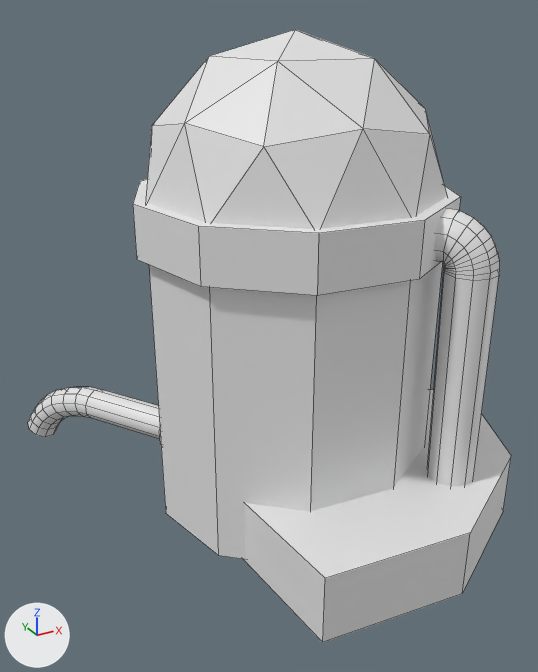
The Blender file Assets/Models/Player Buildings/Basic Pump.blend as it was, and as the next commit left it.
Camera for both pictures: a camera (50 mm lens) standing at (-1.1, -1.86, 1.49) and looking at (-0.01, 0.13, 0.5). Every picture has the same lights, and +X, +Y and +Z are marked at lower left. Mesh edges are drawn as thin lines. Materials are left out; every surface is plain grey.

The first picture shows 'Base', 'Tank', 'Tube 2'.
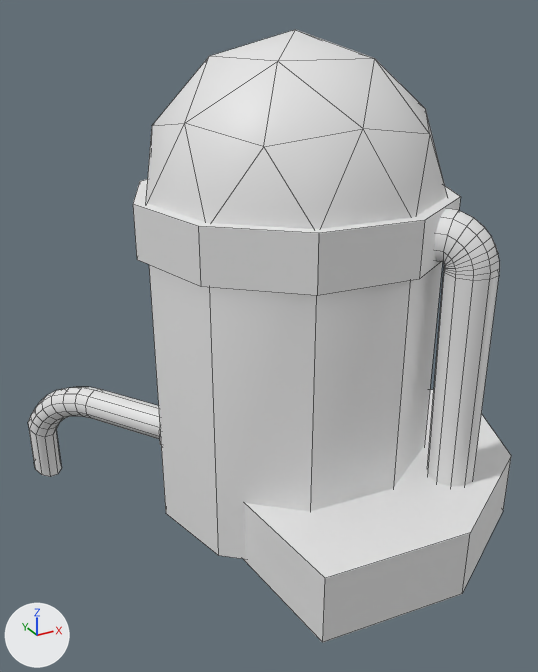
Boxes [x1, y1, x2, y2] around the edits, measured in the pictures (538 x 672 px):
part 1 of me_icosphere, shading changed: [146, 29, 447, 559] in both
part 2 of me_cylinder_004, added: after [28, 425, 62, 477]

Edits to the bpy script that builds the scene:
```text
Change me_icosphere:
    where me_icosphere.from_pydata(...)  # 36 vertices, 50 faces; spans x -0.44..0.44, y 0.0..1.442, z -0.43..0.43
    used by ob_tank; location = (0.0, 0.0, 0.0); rotation_euler = (1.571, 0.0, 0.0), in degrees (90, 0, 0)
    me_icosphere part 1: edges marked sharp go from 0 to 10
Change me_cylinder_004:
    used by ob_tube_2; location = (0.0, 0.0, 0.0); rotation_euler = (1.571, 0.0, 0.0), in degrees (90, 0, 0)
    verts and faces of me_cylinder_004; kept vertices keep their numbers, new ones are numbered from 220
    before: 210 (-0.66, -0.06, -0.99), 211 (-0.63, -0.07, -1.0), 212 (-0.59, -0.08, -0.99), 213 (-0.58, -0.1, -0.97), 214 (-0.58, -0.12, -0.93) at pixel (56, 429)
    before: 215 (-0.6, -0.12, -0.91) at pixel (52, 434), 216 (-0.64, -0.12, -0.9) at pixel (44, 437), 217 (-0.67, -0.1, -0.91) at pixel (35, 434), 218 (-0.69, -0.08, -0.93) at pixel (29, 429), 219 (-0.68, -0.07, -0.96) at pixel (27, 422)
    remove me_cylinder_004.from_pydata(...)  # 220 vertices, 201 faces; spans x -0.69..0.37, y -0.12..1.01, z -1.0..0.52
    add me_cylinder_004.from_pydata(...)  # 230 vertices, 211 faces; spans x -0.69..0.37, y -0.31..1.01, z -1.0..0.52
    me_cylinder_004 part 2
    add for new, old in zip([*range(220, 227)], [211, *range(213, 218), 219]): verts[new] = verts[old] + (0.0, -0.19, 0.0)
    add for new, old in zip([227, 228, 229], [210, 212, 218]): verts[new] = verts[old] + (0.0, -0.2, 0.0)
    add faces += [(211, 212, 228, 220), (218, 219, 226, 229), (215, 216, 224, 223), (212, 213, 221, 228), (210, 227, 226, 219), (216, 217, 225, 224)]  # smooth
    add faces += [(213, 214, 222, 221), (210, 211, 220, 227), (217, 218, 229, 225), (214, 215, 223, 222)]  # smooth
Change ob_base:
    add ob_base.visible_shadow = False
```
